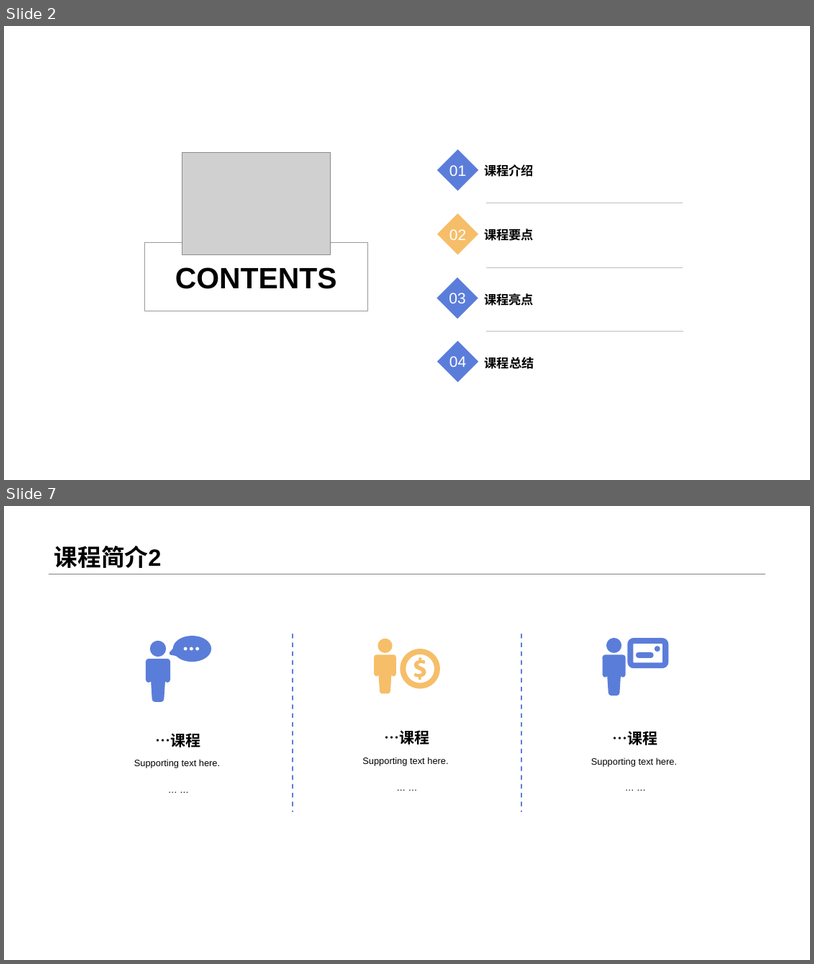
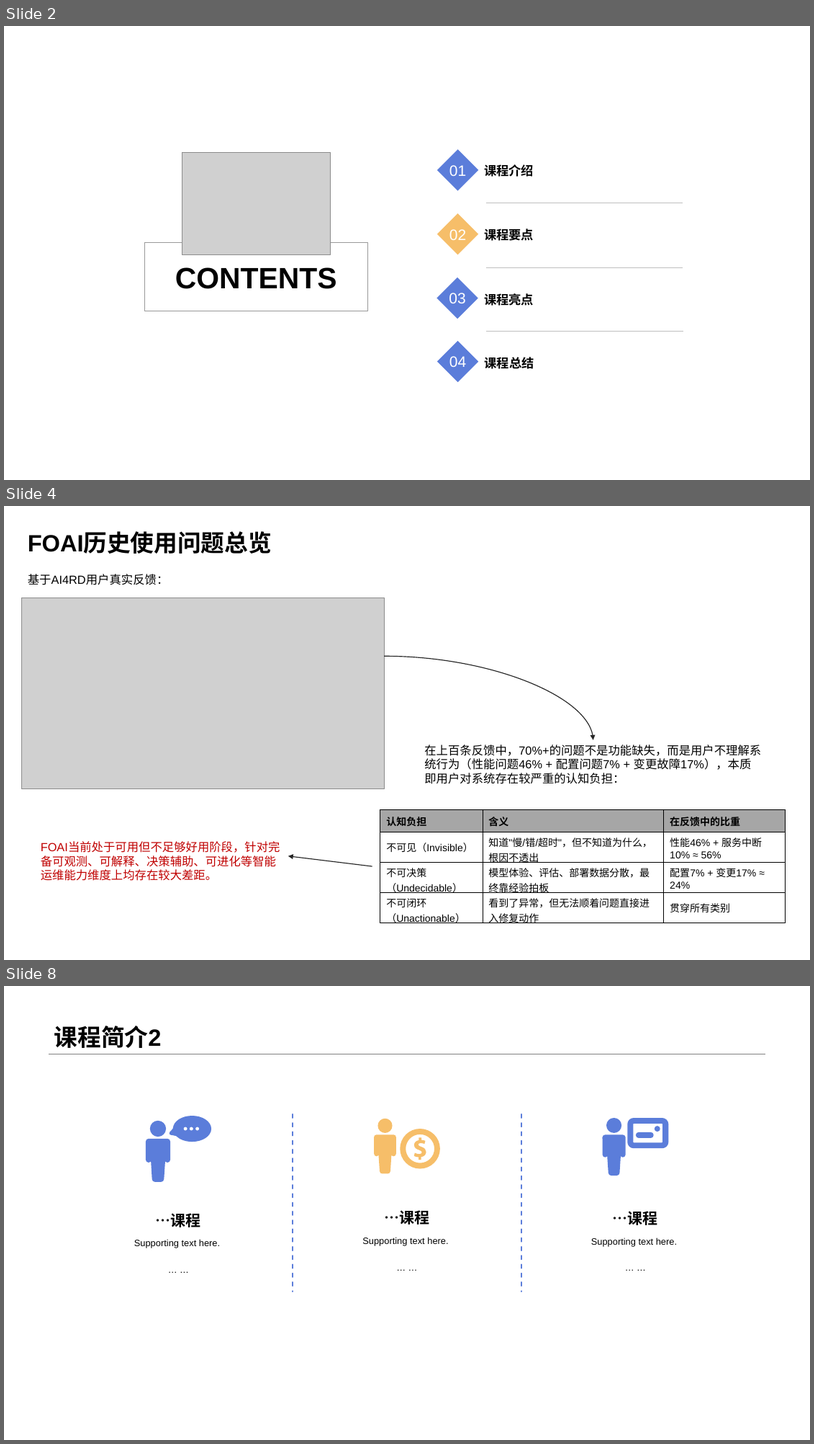
Before and after one commit to ccyang-aier/Orin, a slide deck: maas/新建文件夹/foai.pptx. Shown one above the other, each under a label of ours: slides 2 and 7 before the commit, slides 2, 4 and 8 after it; the slides between them are not shown. The pictures are 814x964 and 814x1444 pixels, drawn with LibreOffice and Linux fonts; fonts in the diff are those of the drawing; grey boxes stand for pictures. Boxes give left, top, right and bottom in pixels: in the first picture for what was removed or moved away, otherwise in the second. Text is boxed around its words. In the diff, an @@ line names an element or a change of style, - is before the commit and + after.

```diff
--- a/maas/新建文件夹/foai.pptx
+++ b/maas/新建文件夹/foai.pptx
@@ slide 4 added at (4,506,810,960), background #FFFFFF @@
@@ text added at (28,533,272,554), 28 pt, text #000000, bold @@
+FOAI历史使用问题总览
@@ text added at (28,574,169,585), 14 pt, text #000000 @@
+基于AI4RD用户真实反馈：
@@ picture added at (21,598,384,788) @@
@@ curved arrow added from (384, 656) to (594, 740), #262626 1 pt @@
@@ text added at (424,744,761,784), 14 pt, text #000000 @@
+在上百条反馈中，70%+的问题不是功能缺失，而是用户不理解系统行为（性能问题46% + 配置问题7% + 变更故障17%），本质即用户对系统存在较严重的认知负担：
@@ table added at (381,810,786,926), 4 rows, 3 columns @@
+认知负担 | 含义 | 在反馈中的比重
+不可见（Invisible） | 知道"慢/错/超时"，但不知道为什么，根因不透出 | 性能46% + 服务中断10% ≈ 56%
+不可决策（Undecidable） | 模型体验、评估、部署数据分散，最终靠经验拍板 | 配置7% + 变更17% ≈ 24%
+不可闭环（Unactionable） | 看到了异常，但无法顺着问题直接进入修复动作 | 贯穿所有类别
@@ text added at (41,842,280,880), 14 pt, text #C00000 @@
+FOAI当前处于可用但不足够好用阶段，针对完备可观测、可解释、决策辅助、可进化等智能运维能力维度上均存在较大差距。
@@ arrow added from (373, 866) to (288, 856), #262626 1 pt @@
@@ what was slide 7 is now slide 8 @@
```
Also in this commit, not shown: 2 slides changed, 1 other slide added, 1 slide removed.
